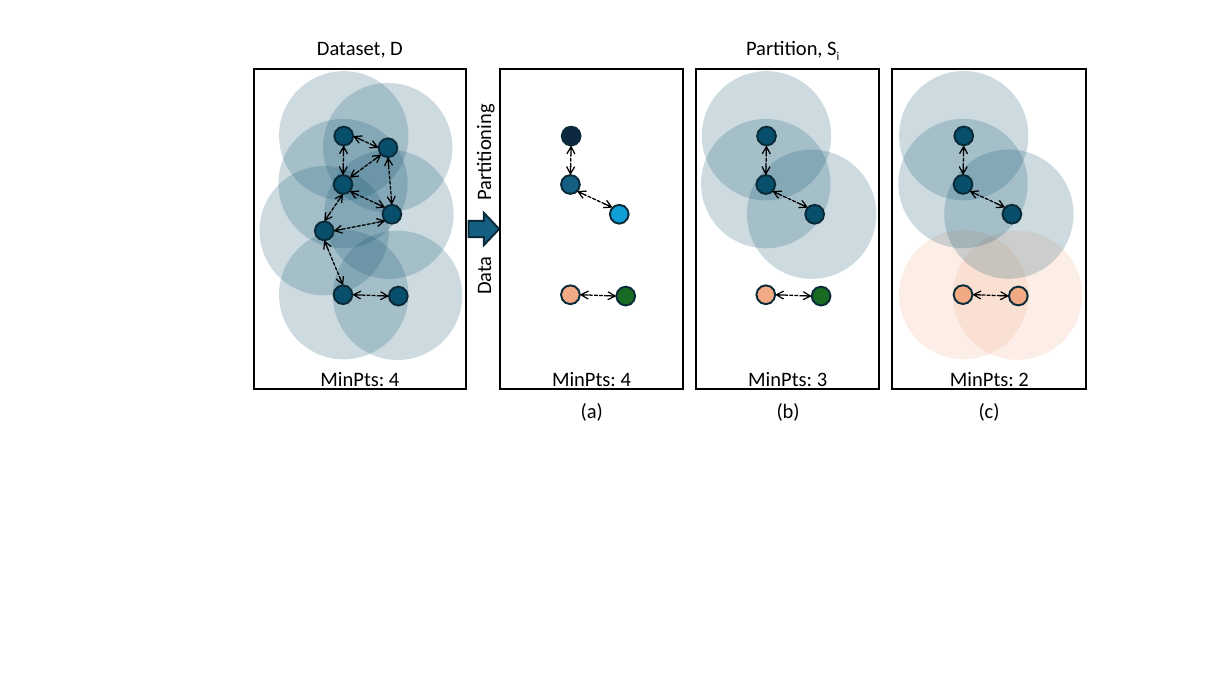
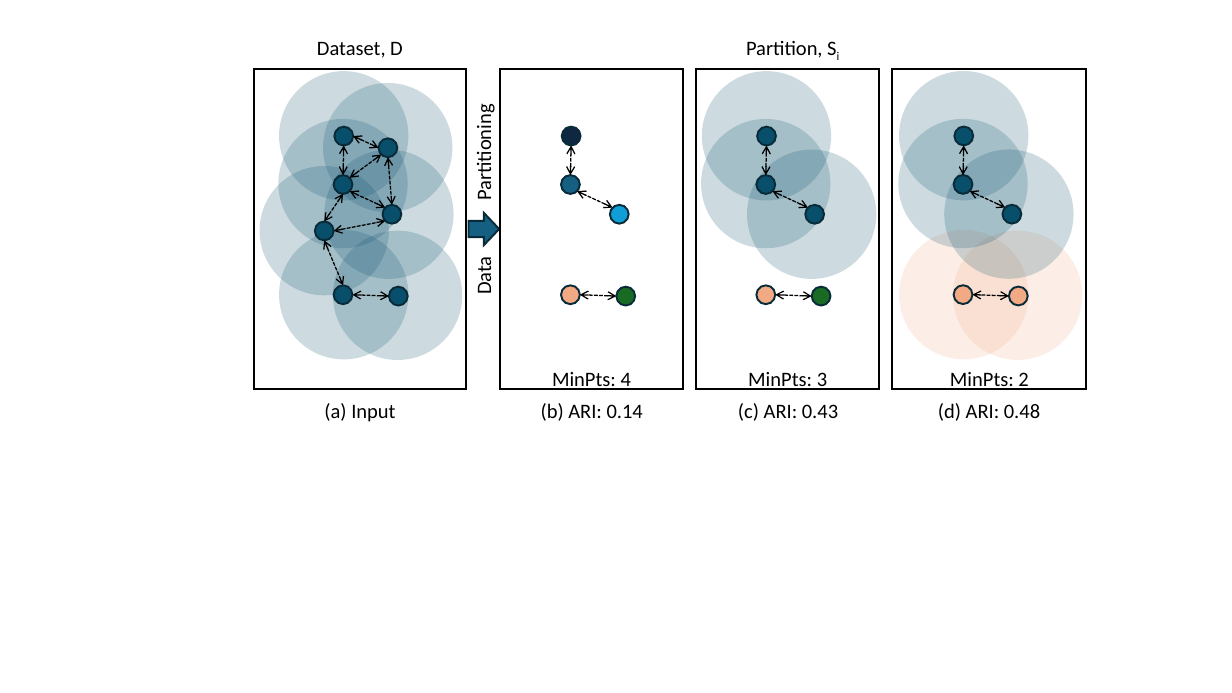
Before and after one commit to MuyeedAhmed/AcceleratedUL, a slide deck: slide 1 of Figures/HAPV/DBSCAN.pptx. Drawn at 1232x693 pixels with LibreOffice and Linux fonts; fonts in the diff are those of the drawing. Boxes give left, top, right and bottom in pixels: in the first picture for what was removed or moved away, otherwise in the second. Text is boxed around its words. In the diff, an @@ line names an element or a change of style, - is before the commit and + after.

```diff
--- a/Figures/HAPV/DBSCAN.pptx
+++ b/Figures/HAPV/DBSCAN.pptx
@@ text removed at [320, 372, 399, 390] @@
-MinPts: 4
@@ text added at [324, 403, 395, 422], 16 pt, text #000000 @@
+(a) Input
@@ text at [541, 403, 643, 421]: text changed @@
-(a)
+(b) ARI: 0.14
@@ text at [738, 403, 838, 421]: text changed @@
-(b)
+(c) ARI: 0.43
@@ text at [938, 403, 1040, 421]: text changed @@
-(c)
+(d) ARI: 0.48
```
Also in this commit, not shown: 40 other files.
